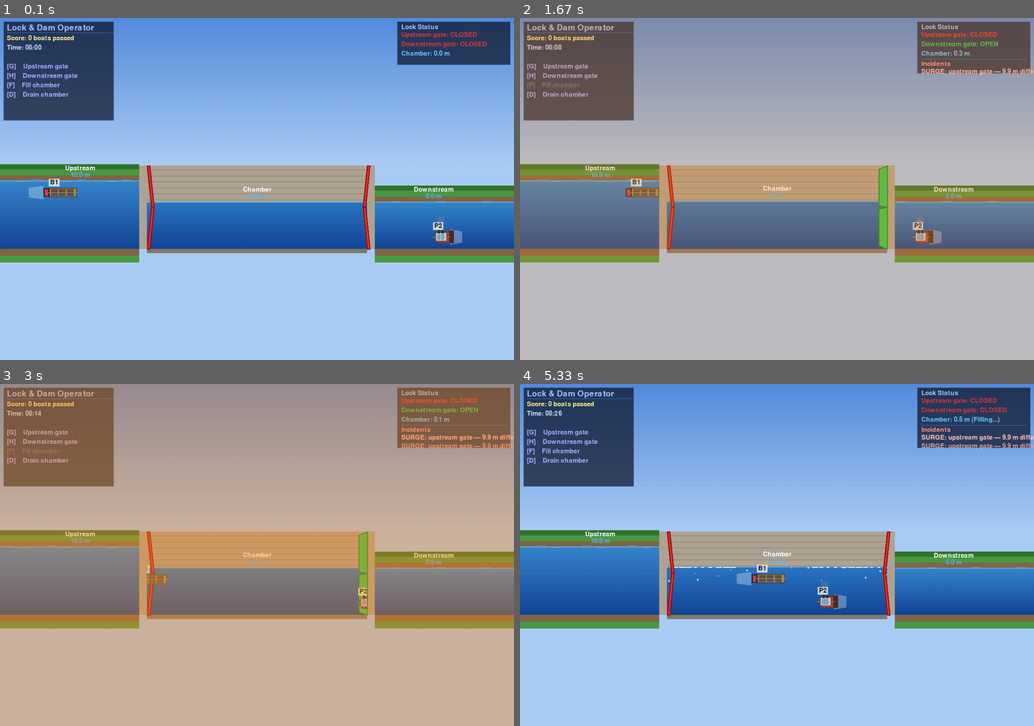
Above: before the commit, frames 1-4 (two rows, left to right).
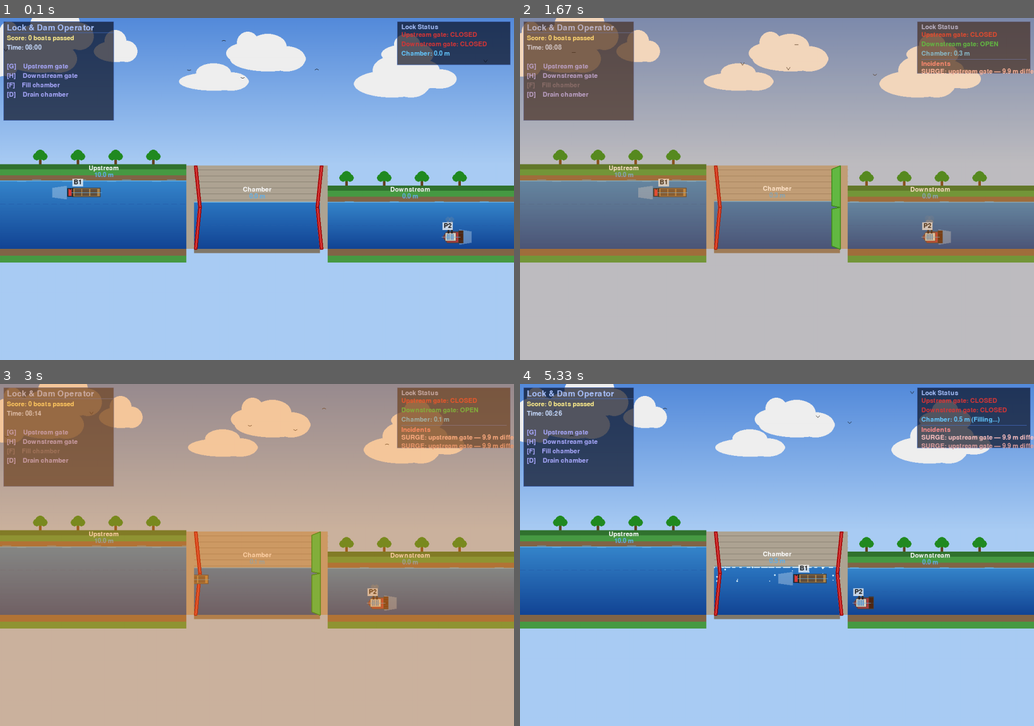
Above: after the commit, the same moments.

Repository: roadwarrior99/lock-simulator
Game: pygame game, started from game.py
The game is run twice, just before and just after one commit, with the same random seed, the same clock (stepped at 60 frames per second) and the same inputs.
Inputs:
- Up to frame 1 (0.1 s): no input
- Up to frame 2 (1.67 s): tap F at 0.33, 1.07, 1.37, 1.57 s; tap G at 0.67 s; hold H 1-1.47 s; hold G from 1.5 s (still down)
- Up to frame 3 (3 s): tap F at 1.87, 2.73 s; release G at 1.97 s; tap D at 2 s; tap G at 2.33 s; hold G from 2.67 s (still down)
- Up to frame 4 (5.33 s): tap F at 3.03, 3.23, 3.53, 4.07, 4.37, 4.57, 4.9, 5.2 s; release G at 3.13 s; hold D 3.17-3.63 s; tap H at 3.67 s

The runs differ from the first frame. In frame 1, 13% of the frame differs, in the area x 0-96%, y 0-72%; in frame 2, 13%; in frame 3, 12%; in frame 4, 13%, in the area x 0-99%, y 0-72%.

Commit message:
trees, birds, weather

Diff:
--- a/game.py
+++ b/game.py
@@ -71,8 +71,8 @@
         self.canal     = Canal("Main Canal")
         self.agents    = []
 
-        self.lock_start = 250    # upstream gate (sim coords)
-        self.lock_end   = 750    # downstream gate
+        self.lock_start = 350    # upstream gate (sim coords)
+        self.lock_end   = 650    # downstream gate
 
         # ── Shore-view layout constants ───────────────────────────────────────
         # sim x ∈ [0, 1000]  →  screen x ∈ [50, 1150]
@@ -99,14 +99,56 @@
         self._boat_counter   = 0
         self._next_direction = 1     # alternates each spawn
 
+        # ── Weather ───────────────────────────────────────────────────────────
+        self.clouds = []
+        for _ in range(12):
+            self.clouds.append({
+                'x': random.uniform(-100, 1100),
+                'y': random.uniform(10, 140),
+                'w': random.uniform(80, 180),
+                'h': random.uniform(40, 70),
+                'speed': random.uniform(0.05, 0.15)
+            })
+        self.rain_active = False
+        self.weather_timer = random.randint(1000, 3000)
+        self.rain_drops = []
+        for _ in range(160):
+            self.rain_drops.append({
+                'x': random.randint(0, self.width),
+                'y': random.randint(0, self.height),
+                's': random.randint(5, 12)
+            })
+        self.lightning_timer = 0
+        self.lightning_bolt = None
+
+        # ── Nature ────────────────────────────────────────────────────────────
+        self.trees = []
+        # Pre-calculate tree positions in sim-space
+        for x in range(40, 310, 80): # Upstream
+            self.trees.append({'x': x, 'type': 'up'})
+        for x in range(690, 960, 80): # Downstream
+            self.trees.append({'x': x, 'type': 'down'})
+
+        self.birds = []
+        for _ in range(6):
+            self.birds.append({
+                'x': random.uniform(0, self.width),
+                'y': random.uniform(50, 150),
+                'vx': random.uniform(0.5, 1.5),
+                'vy': random.uniform(-0.2, 0.2),
+                'state': 'flying', # 'flying', 'homing', 'sleeping'
+                'target_tree': None,
+                'wing_phase': random.uniform(0, math.pi * 2)
+            })
+
         # Fonts
         self.fnt_lg = pygame.font.Font(None, 42)
         self.fnt_md = pygame.font.Font(None, 28)
         self.fnt_sm = pygame.font.Font(None, 22)
 
         # Seed two initial boats
-        self._spawn_boat( 1,  50)
-        self._spawn_boat(-1, 880)
+        self._spawn_boat( 1,  100)
+        self._spawn_boat(-1, 900)
 
     # ── Coordinate helpers ────────────────────────────────────────────────────
 
@@ -139,11 +181,20 @@
 
     def _get_ambient_mult(self):
         h = self.game_time
-        if 8.0 <= h < 16.0: return 1.0
-        if 16.0 <= h < 20.0: return 1.0 - (h - 16.0) / 4.0 * 0.7  # Dims to 0.3
-        if 20.0 <= h or h < 5.0: return 0.3
-        if 5.0 <= h < 8.0: return 0.3 + (h - 5.0) / 3.0 * 0.7  # Brightens to 1.0
-        return 1.0
+        if 8.0 <= h < 16.0:
+            mult = 1.0
+        elif 16.0 <= h < 20.0:
+            mult = 1.0 - (h - 16.0) / 4.0 * 0.7  # Dims to 0.3
+        elif 20.0 <= h or h < 5.0:
+            mult = 0.3
+        elif 5.0 <= h < 8.0:
+            mult = 0.3 + (h - 5.0) / 3.0 * 0.7  # Brightens to 1.0
+        else:
+            mult = 1.0
+
+        if self.rain_active:
+            mult *= 0.75  # Darker when raining
+        return mult
 
     def _get_sky_colors(self):
         h = self.game_time
@@ -199,6 +250,72 @@
     def _draw_sky(self, bottom_y):
         top, bot = self._get_sky_colors()
         self._gradient_rect(top, bot, (0, 0, self.width, bottom_y))
+        self._draw_clouds(bottom_y)
+
+    def _draw_clouds(self, sky_h):
+        mult = self._get_ambient_mult()
+        cloud_v = 240 if not self.rain_active else 150
+        cloud_col = self._dim((cloud_v, cloud_v, cloud_v), mult)
+
+        for c in self.clouds:
+            cx, cy = int(c['x']), int(c['y'])
+            cw, ch = int(c['w']), int(c['h'])
+            # Only draw if cloud is within sky area
+            if cy > sky_h: continue
+
+            # Simple puffy cloud using 3 ellipses
+            pygame.draw.ellipse(self.screen, cloud_col, (cx, cy, cw, ch))
+            pygame.draw.ellipse(self.screen, cloud_col, (cx + cw//4, cy - ch//2, cw//2, ch))
+            pygame.draw.ellipse(self.screen, cloud_col, (cx + cw//2, cy, cw//2, ch))
+
+    def _draw_birds(self):
+        mult = self._get_ambient_mult()
+        bird_col = self._dim((20, 20, 20), mult)
+        for b in self.birds:
+            if b['state'] == 'sleeping':
+                continue
+
+            bx, by = b['x'], b['y']
+            # Wing flap
+            wing = math.sin(self.time * 15 + b['wing_phase']) * 4
+            pygame.draw.line(self.screen, bird_col, (bx, by), (bx - 4, by - 2 + wing), 1)
+            pygame.draw.line(self.screen, bird_col, (bx, by), (bx + 4, by - 2 + wing), 1)
+
+    def _draw_tree(self, sx, sy):
+        mult = self._get_ambient_mult()
+        trunk_col = self._dim((101, 67, 33), mult)
+        leaf_col = self._dim((34, 139, 34), mult)
+
+        # Trunk
+        pygame.draw.rect(self.screen, trunk_col, (sx - 3, sy - 15, 6, 15))
+        # Canopy
+        pygame.draw.circle(self.screen, leaf_col, (sx, sy - 22), 12)
+        pygame.draw.circle(self.screen, leaf_col, (sx - 8, sy - 18), 9)
+        pygame.draw.circle(self.screen, leaf_col, (sx + 8, sy - 18), 9)
+
+    def _draw_rain(self):
+        if not self.rain_active:
+            return
+        mult = self._get_ambient_mult()
+        # Rain is less visible at night
+        alpha = int(180 * mult)
+        rain_col = (180, 200, 255, alpha)
+
+        rain_surf = pygame.Surface((self.width, self.height), pygame.SRCALPHA)
+        for d in self.rain_drops:
+            pygame.draw.line(rain_surf, rain_col, (d['x'], d['y']), (d['x'] - 2, d['y'] + 8), 1)
+        self.screen.blit(rain_surf, (0, 0))
+
+    def _draw_lightning(self):
+        if self.lightning_timer > 0 and self.lightning_bolt:
+            # Flash effect
+            flash_alpha = min(150, self.lightning_timer * 30)
+            flash_surf = pygame.Surface((self.width, self.height), pygame.SRCALPHA)
+            flash_surf.fill((255, 255, 255, flash_alpha))
+            self.screen.blit(flash_surf, (0, 0))
+
+            # Bolt
+            pygame.draw.lines(self.screen, (255, 255, 255), False, self.lightning_bolt, 2)
 
     def _draw_water_band(self, x, y, w):
         h = self._water_bot_y - y
@@ -268,7 +385,7 @@
 
         # Turbulent water effects when filling or draining
         if self.lock_dam.is_filling or self.lock_dam.is_draining:
-            t = self.time * 4
+            t = self.time * 2
             bubble_col = self._interp_col((220, 245, 255), (50, 60, 80), 1.0 - mult)
             streak_col = self._interp_col((240, 250, 255), (70, 80, 100), 1.0 - mult)
             for i in range(20):
@@ -306,6 +423,13 @@
                               self.lock_dam.upstream_gates_open, faces_right=True)
         self._draw_miter_gate(lk_ex - wall_t, wall_top, self._water_bot_y,
                               self.lock_dam.downstream_gates_open, faces_right=False)
+
+        # Trees
+        for tree in self.trees:
+            sx = self._sx(tree['x'])
+            if tree['type'] == 'up': sy = up_y - 38
+            else: sy = dn_y - 38
+            self._draw_tree(sx, sy)
 
         # Boats
         for ag in self.agents:
@@ -597,6 +721,100 @@
 
     # ── Agent simulation ──────────────────────────────────────────────────────
 
+    def _update_weather(self, dt):
+        # Move clouds
+        for c in self.clouds:
+            c['x'] += c['speed']
+            if c['x'] > self.width + 100:
+                c['x'] = -200
+                c['y'] = random.uniform(10, 140)
+
+        # Weather state transitions
+        self.weather_timer -= 1
+        if self.weather_timer <= 0:
+            self.rain_active = not self.rain_active
+            if self.rain_active:
+                self.weather_timer = random.randint(1200, 2400) # Rain lasts 20-40s
+            else:
+                self.weather_timer = random.randint(3600, 9000) # Clear lasts 1-2.5m
+
+        # Update rain drops
+        if self.rain_active:
+            for d in self.rain_drops:
+                d['y'] += d['s']
+                d['x'] -= 2 # slanted rain
+                if d['y'] > self.height:
+                    d['y'] = -10
+                    d['x'] = random.randint(0, self.width + 100)
+
+            # Lightning logic
+            if self.lightning_timer > 0:
+                self.lightning_timer -= 1
+                if self.lightning_timer == 0:
+                    self.lightning_bolt = None
+            elif random.random() < 0.003: # ~1 strike every 5-6 seconds on avg during rain
+                self.lightning_timer = random.randint(5, 12)
+                bx = random.randint(100, self.width - 100)
+                by = 0
+                self.lightning_bolt = [(bx, by)]
+                for _ in range(6):
+                    by += random.randint(40, 100)
+                    bx += random.randint(-50, 50)
+                    self.lightning_bolt.append((bx, by))
+
+    def _update_nature(self, dt):
+        h = self.game_time
+        is_day = 6.0 <= h < 19.5
+
+        for b in self.birds:
+            if is_day:
+                if b['state'] == 'sleeping' or b['state'] == 'homing':
+                    b['state'] = 'flying'
+                    b['vx'] = random.uniform(0.5, 1.5)
+                    b['vy'] = random.uniform(-0.3, 0.3)
+
+                # Normal flight
+                b['x'] += b['vx']
+                b['y'] += b['vy']
+
+                # Randomly change direction slightly
+                if random.random() < 0.01:
+                    b['vx'] = random.uniform(0.5, 1.5)
+                    b['vy'] = random.uniform(-0.3, 0.3)
+
+                # Screen wrap
+                if b['x'] > self.width + 20:
+                    b['x'] = -20
+                    b['y'] = random.uniform(50, 150)
+                elif b['x'] < -20:
+                    b['x'] = self.width + 20
+                    b['y'] = random.uniform(50, 150)
+            else:
+                # Night time - go to sleep
+                if b['state'] == 'flying':
+                    b['state'] = 'homing'
+                    b['target_tree'] = random.choice(self.trees)
+
+                if b['state'] == 'homing':
+                    # Find target screen coords
+                    tree = b['target_tree']
+                    tx = self._sx(tree['x'])
+                    ty = 0
+                    if tree['type'] == 'up': ty = self._wy(self.lock_dam.upstream_level) - 45
+                    elif tree['type'] == 'chamber': ty = self._wy(self.lock_dam.lock_chamber_level) - 45
+                    else: ty = self._wy(self.lock_dam.downstream_level) - 45
+
+                    dx = tx - b['x']
+                    dy = ty - b['y']
+                    dist = math.sqrt(dx*dx + dy*dy)
+                    if dist < 3:
+                        b['state'] = 'sleeping'
+                        b['x'], b['y'] = tx, ty
+                    else:
+                        speed = 3.0
+                        b['x'] += (dx / dist) * speed
+                        b['y'] += (dy / dist) * speed
+
     def _spawn_boat(self, direction, position=None):
         self._boat_counter += 1
         h = self.game_time
@@ -678,6 +896,7 @@
         # Boats inside the lock stopping at a closed gate use the inner wall face
         # so they don't visually clip into the concrete.
         wt = self._wall_t_sim
+        gate_gap = 12
         if d == 1:
             gate_order = [
                 (self.lock_start,      self.lock_dam.upstream_gates_open),   # entry — outer face
@@ -693,16 +912,16 @@
             if open_:
                 continue
             if d == 1:
-                if boat.position + boat.length <= gate_x < new_pos + boat.length:
-                    boat.position = gate_x - boat.length
+                if boat.position + boat.length <= gate_x - gate_gap < new_pos + boat.length:
+                    boat.position = gate_x - boat.length - gate_gap
                     return
             else:
-                if boat.position >= gate_x > new_pos:
-                    boat.position = gate_x
+                if boat.position >= gate_x + gate_gap > new_pos:
+                    boat.position = gate_x + gate_gap
                     return
 
         # ── Same-lane boat blocking (same direction only) ────────────────────────
-        gap = 5
+        gap = 25
         if d == 1:
             ahead = sorted(
                 [o for o in all_active if o is not ag
@@ -921,6 +1140,8 @@
                 # Advance game time: (seconds * hours/minute) / 60 seconds/minute = hours
                 self.game_time = (self.game_time + (dt * self.time_scale) / 60.0) % 24
                 self.lock_dam.update(dt)
+                self._update_weather(dt)
+                self._update_nature(dt)
                 self._spawn_if_needed()
                 self._update_agents()
 
@@ -928,6 +1149,10 @@
             self.screen.fill(self.SKY_BOTTOM)
 
             self.draw_shore_view()
+
+            self._draw_birds()
+            self._draw_rain()
+            self._draw_lightning()
 
             self.draw_ui()
 
